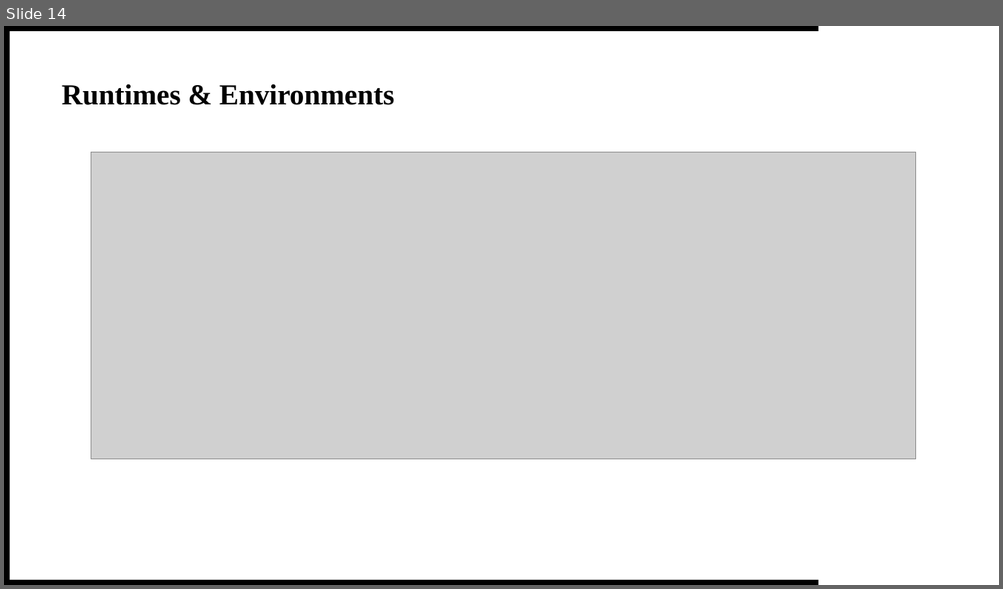
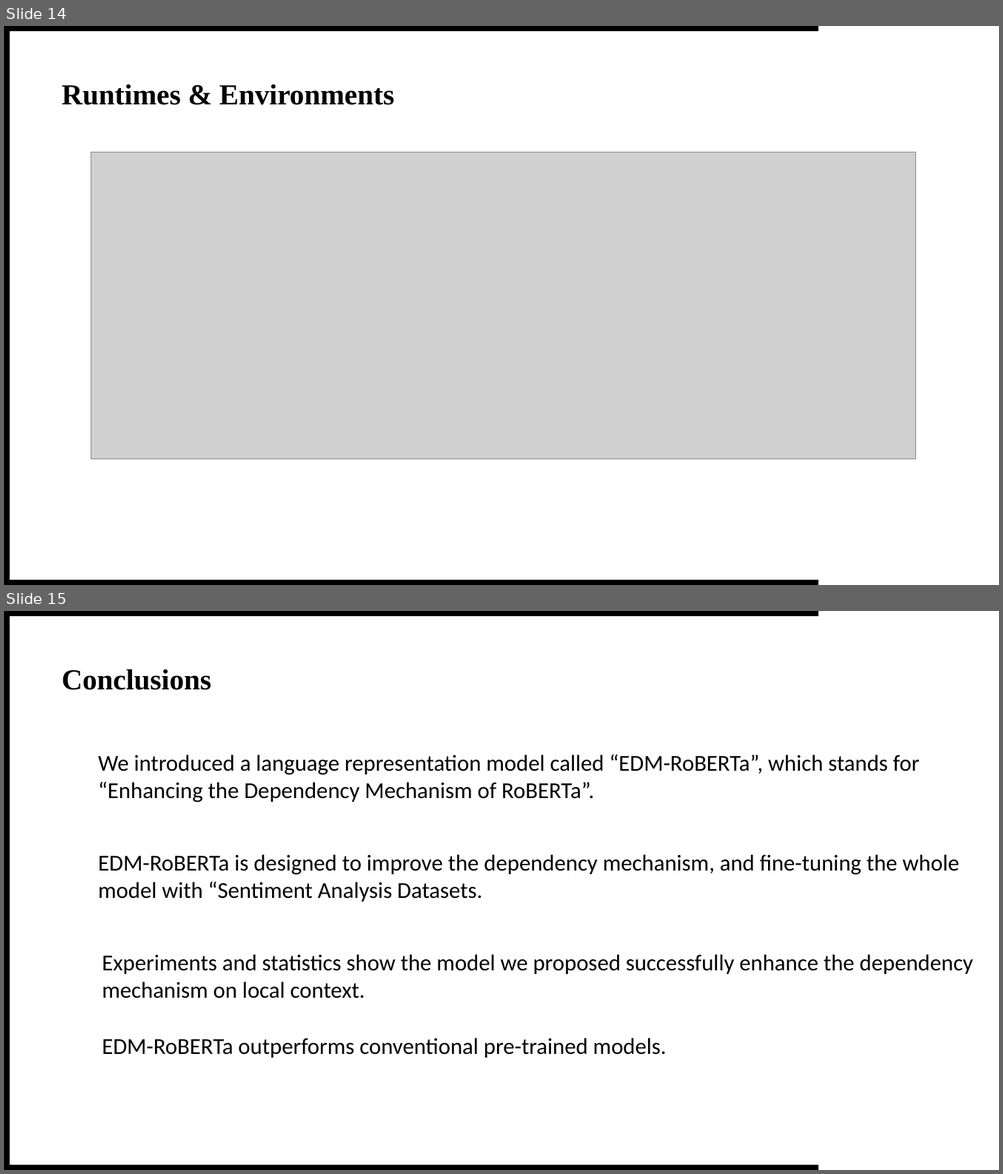
Before and after one commit to theQuert/inlpfun, a slide deck: Lab/投影片.pptx. Shown one above the other, each under a label of ours: slide 14 before the commit, slides 14 and 15 after it. The pictures are 1003x589 and 1003x1174 pixels, drawn with LibreOffice and Linux fonts; fonts in the diff are those of the drawing; grey boxes stand for pictures. Boxes give left, top, right and bottom in pixels: in the first picture for what was removed or moved away, otherwise in the second. Text is boxed around its words. In the diff, an @@ line names an element or a change of style, - is before the commit and + after.

```diff
--- a/Lab/投影片.pptx
+++ b/Lab/投影片.pptx
@@ slide 15 added at bbox=[4, 611, 999, 1170], background #FFFFFF; not listed: 3 template elements that a slide beside it also shows @@
@@ text added at bbox=[62, 669, 211, 690], 28 pt, text #000000, bold @@
+Conclusions
@@ text added at bbox=[98, 755, 919, 803], 22 pt, text #000000 @@
+We introduced a language representation model called “EDM-RoBERTa”, which stands for
+“Enhancing the Dependency Mechanism of RoBERTa”.
@@ text added at bbox=[98, 854, 959, 902], 22 pt, text #000000 @@
+EDM-RoBERTa is designed to improve the dependency mechanism, and fine-tuning the whole
+model with “Sentiment Analysis Datasets.
@@ text added at bbox=[102, 954, 973, 999], 22 pt, text #000000 @@
+Experiments and statistics show the model we proposed successfully enhance the dependency
+mechanism on local context.
@@ text added at bbox=[102, 1038, 666, 1058], 22 pt, text #000000 @@
+EDM-RoBERTa outperforms conventional pre-trained models.
```
Also in this commit, not shown: 4 slides changed, 1 slide removed, 4 other files.
